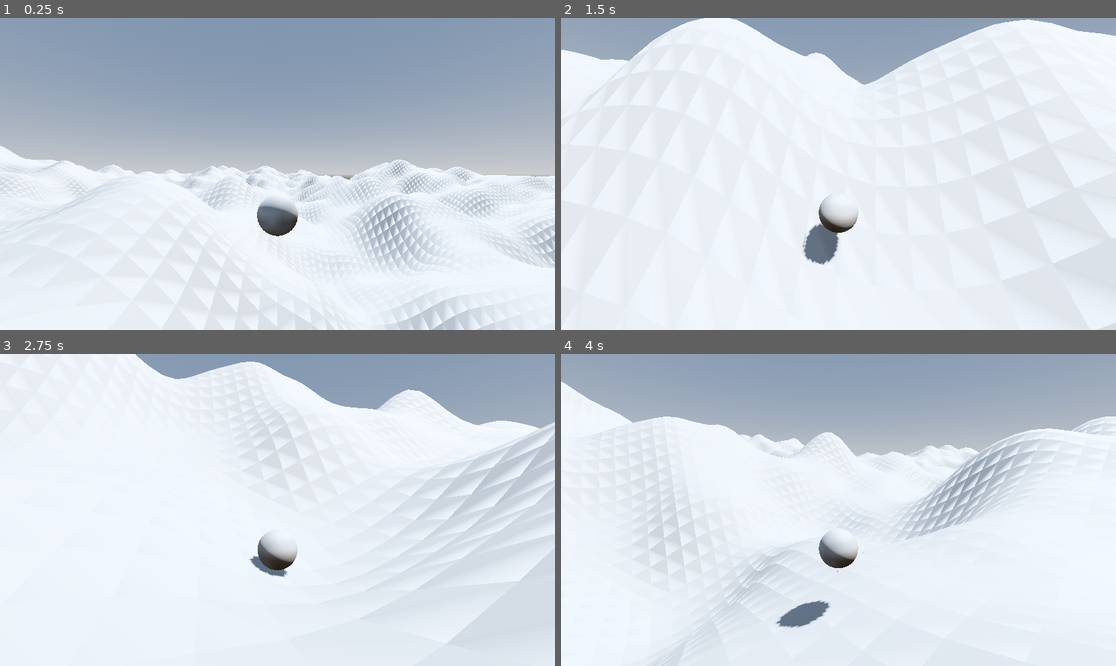
Above: before the commit, frames 1-4 (two rows, left to right).
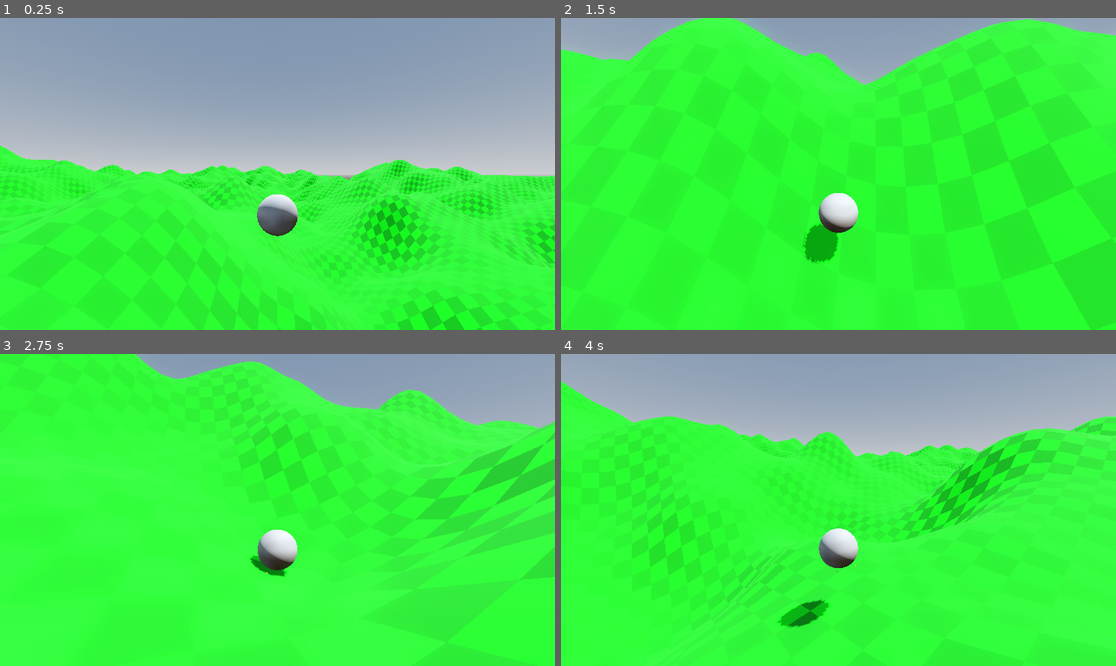
Above: after the commit, the same moments.

Repository: westonkelliher/GetHeavy
Game: Godot game, scene res://world.tscn
Same seed, same stepped clock (60 frames per second), same inputs: the game is played once before the commit and once after it.
Inputs (mouse positions are in pixels of both pictures, inside the frame that each line leads up to):
- Up to frame 1 (0.25 s): no input
- Up to frame 2 (1.5 s): move the mouse to (960, 158) at 0.52 s; tap Space (heavy) at 0.6, 1.35 s; click (960, 158) at 0.67 s; move the mouse to (810, 174) at 1.27 s; click (810, 174) at 1.42 s
- Up to frame 3 (2.75 s): move the mouse to (288, 503) at 2.02 s; tap Space (heavy) at 2.1 s; click (288, 503) at 2.17 s
- Up to frame 4 (4 s): move the mouse to (832, 516) at 2.77 s; tap Space (heavy) at 2.85, 3.6 s; click (832, 516) at 2.92 s; move the mouse to (877, 513) at 3.52 s; click (877, 513) at 3.67 s

The runs differ from the first frame. In frame 1, 51% of the frame differs, in the area x 0-100%, y 40-100%; in frame 2, 91%, in the area x 0-100%, y 0-100%; in frame 3, 90%; in frame 4, 74%.

Commit message:
terrain mesh color

Diff:
--- a/sin_body.gd
+++ b/sin_body.gd
@@ -8,7 +8,7 @@
 const SIZE: Vector2i = Vector2i(WIDTH+1, WIDTH+1)
 const STITCH_DIST: int = 10
 #
-const MESH_OFFSET_Y := 0.01
+const MESH_OFFSET_Y := 0
 
 func _ready() -> void:
 	$Shape.shape = build_collision_shape(position.x, position.z)
@@ -56,7 +56,10 @@
 	#arrays[Mesh.ARRAY_NORMAL] = normals
 	# Create the Mesh.
 	var arr_mesh := ArrayMesh.new()
+	var material := StandardMaterial3D.new()
+	material.vertex_color_use_as_albedo = true
 	arr_mesh.add_surface_from_arrays(Mesh.PRIMITIVE_TRIANGLES, arrays)
+	arr_mesh.surface_set_material(0, material)
 	var meshIns := MeshInstance3D.new()
 	meshIns.mesh = arr_mesh
 	add_child(meshIns)
@@ -67,8 +70,8 @@
 	var vertices := PackedVector3Array()
 	var normals := PackedVector3Array()
 	var colors := PackedColorArray()
-	var green1 := Color(0.5, 1.0, 0.5, 1.0)
-	var green2 := Color(0.6, 0.9, 0.5, 1.0)
+	var green1 := Color(0.03, 0.94, 0.03)
+	var green2 := Color(0.0, 0.60, 0.0)
 	var h_i := 0
 	for z in range(SIZE.y-1):
 		for x in range(SIZE.x-1): # I'm assuming x-major order
@@ -102,9 +105,12 @@
 			normals.push_back(n123)
 			normals.push_back(n123)
 			normals.push_back(n123)
-			normals.push_back(Vector3.UP)
-			normals.push_back(n432)
-			normals.push_back(n432)
+			normals.push_back(n123)
+			normals.push_back(n123)
+			normals.push_back(n123)
+			#normals.push_back(n432)
+			#normals.push_back(n432)
+			#normals.push_back(n432)
 			#
 			colors.push_back(color)
 			colors.push_back(color)
